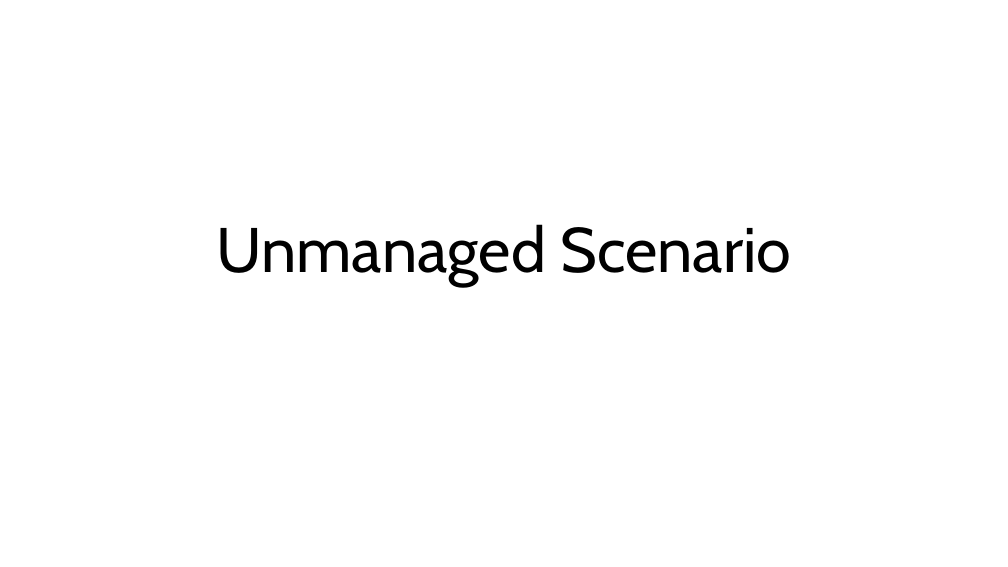
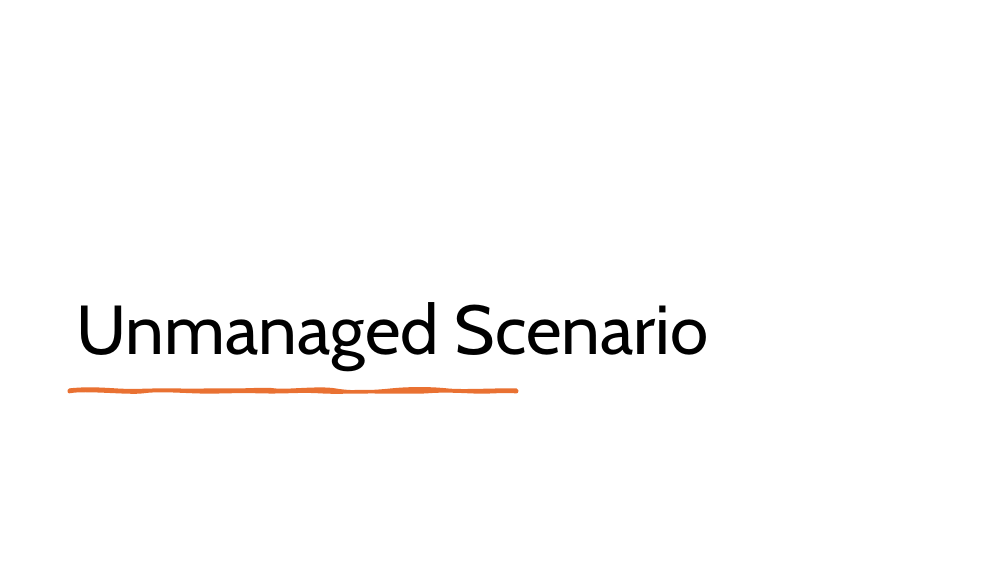
Before and after one commit to MatLange/Schulung, a slide deck: slide 1 of RAP Presentationen/Tag5.2 - RAP_DEMO_DOKU_unmanaged_DE.pptx. Drawn at 1008x567 pixels with LibreOffice and Linux fonts; fonts in the diff are those of the drawing. Boxes give left, top, right and bottom in pixels: in the first picture for what was removed or moved away, otherwise in the second. Text is boxed around its words. In the diff, an @@ line names an element or a change of style, - is before the commit and + after.

```diff
--- a/RAP Presentationen/Tag5.2 - RAP_DEMO_DOKU_unmanaged_DE.pptx
+++ b/RAP Presentationen/Tag5.2 - RAP_DEMO_DOKU_unmanaged_DE.pptx
@@ title "Unmanaged Scenario": place and size @@
-title "Unmanaged Scenario" at bbox=[217, 224, 791, 287]
+title "Unmanaged Scenario" at bbox=[77, 302, 709, 370]
@@ title "Unmanaged Scenario" at bbox=[77, 302, 709, 370]: size 60 to 66 pt; alignment centre to left @@
@@ freeform shape added at bbox=[70, 390, 517, 392], fill #E97132, outline #E97132 3.25 pt @@
```
Also in this commit, not shown: 1 other slide changed, 1 other file.
